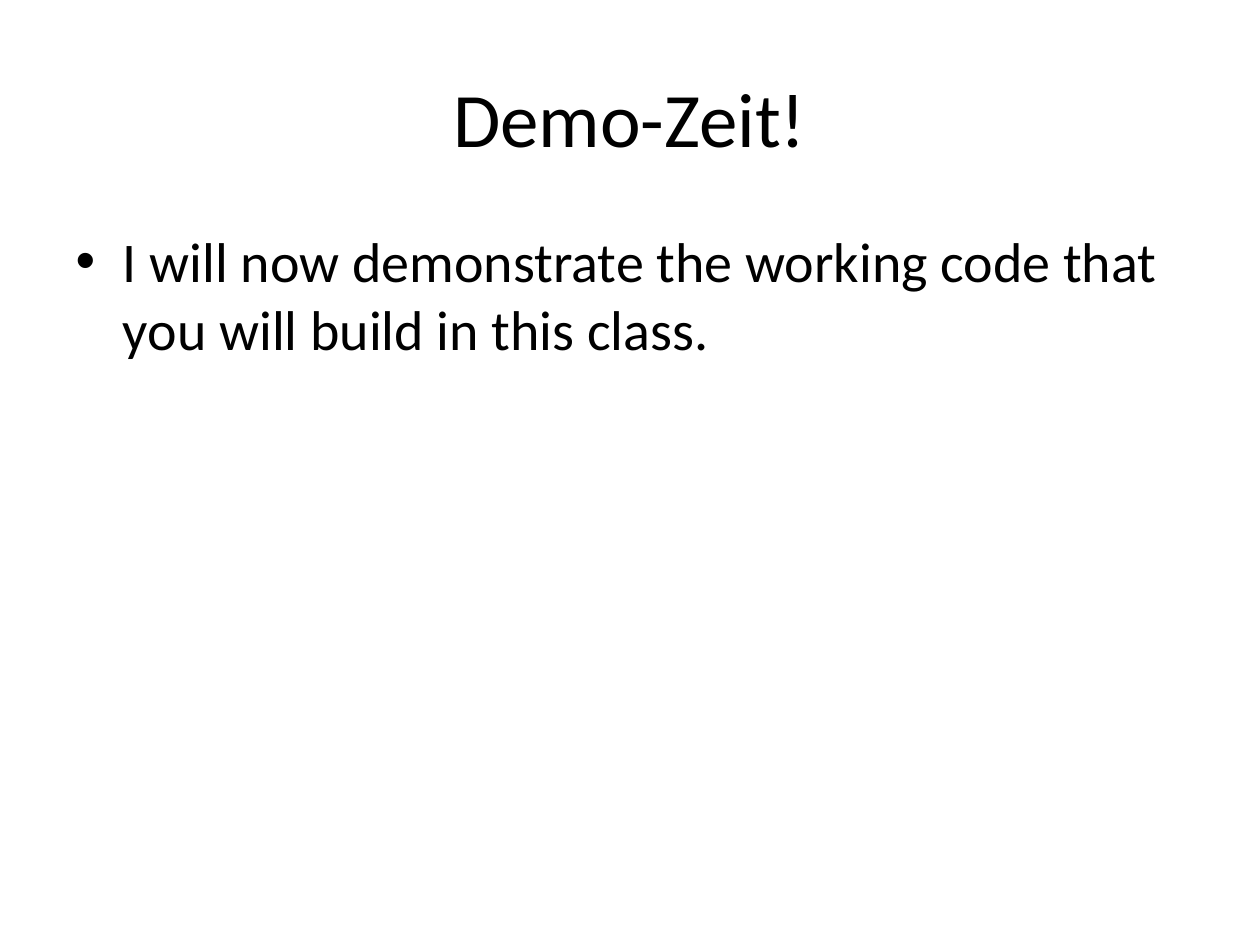
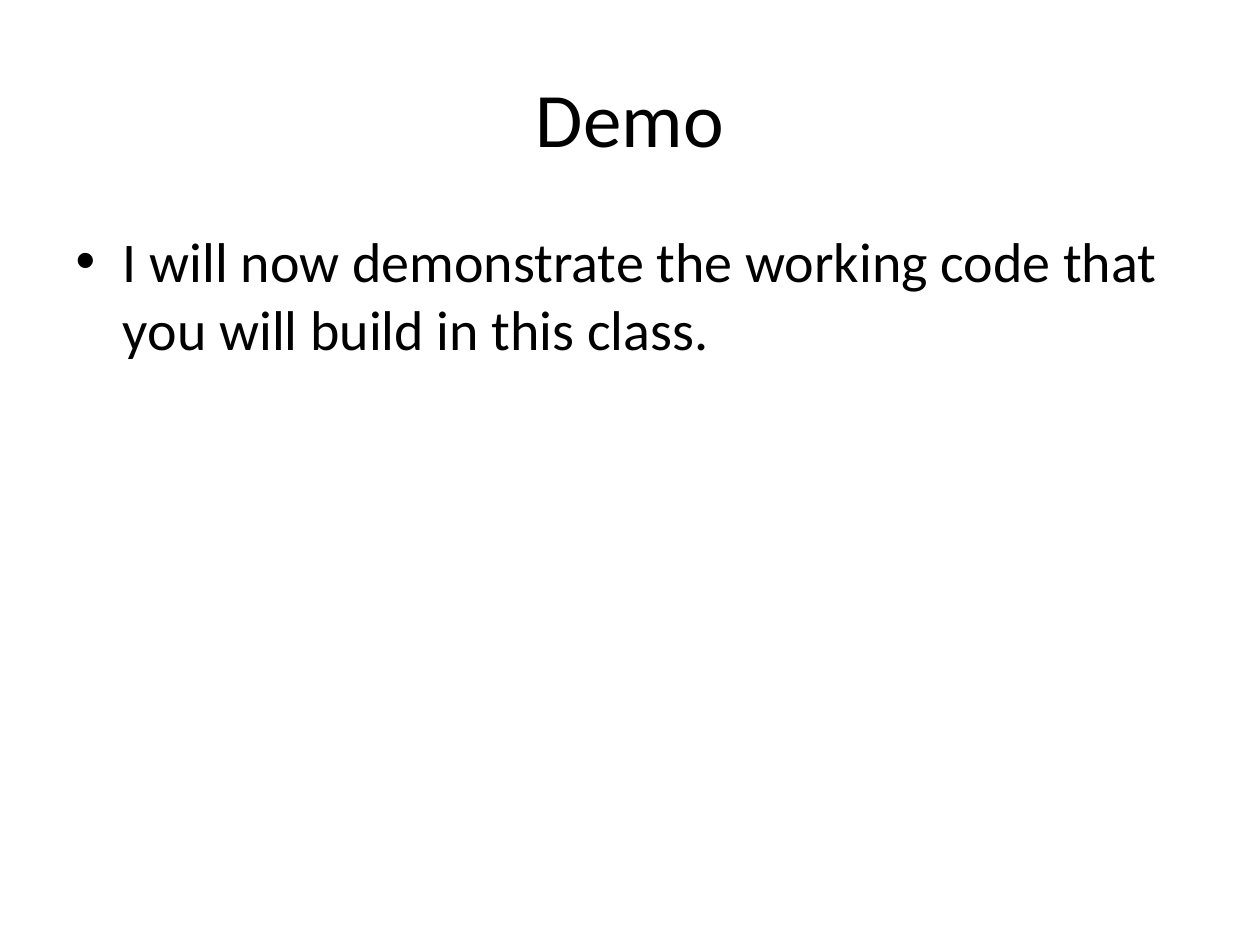
Before and after one commit to a34729t/SimpleCentral, a slide deck: slide 14 of Lecture.pptx (slide 12 before the commit). Drawn at 1260x945 pixels with LibreOffice and Linux fonts; fonts in the diff are those of the drawing. Boxes give left, top, right and bottom in pixels: in the first picture for what was removed or moved away, otherwise in the second. Text is boxed around its words. In the diff, an @@ line names an element or a change of style, - is before the commit and + after.

```diff
--- a/Lecture.pptx
+++ b/Lecture.pptx
@@ title at [536, 97, 724, 148]: text changed @@
-Demo-Zeit!
+Demo
```
Also in this commit, not shown: 4 other slides changed, 3 slides added, 1 slide removed.
